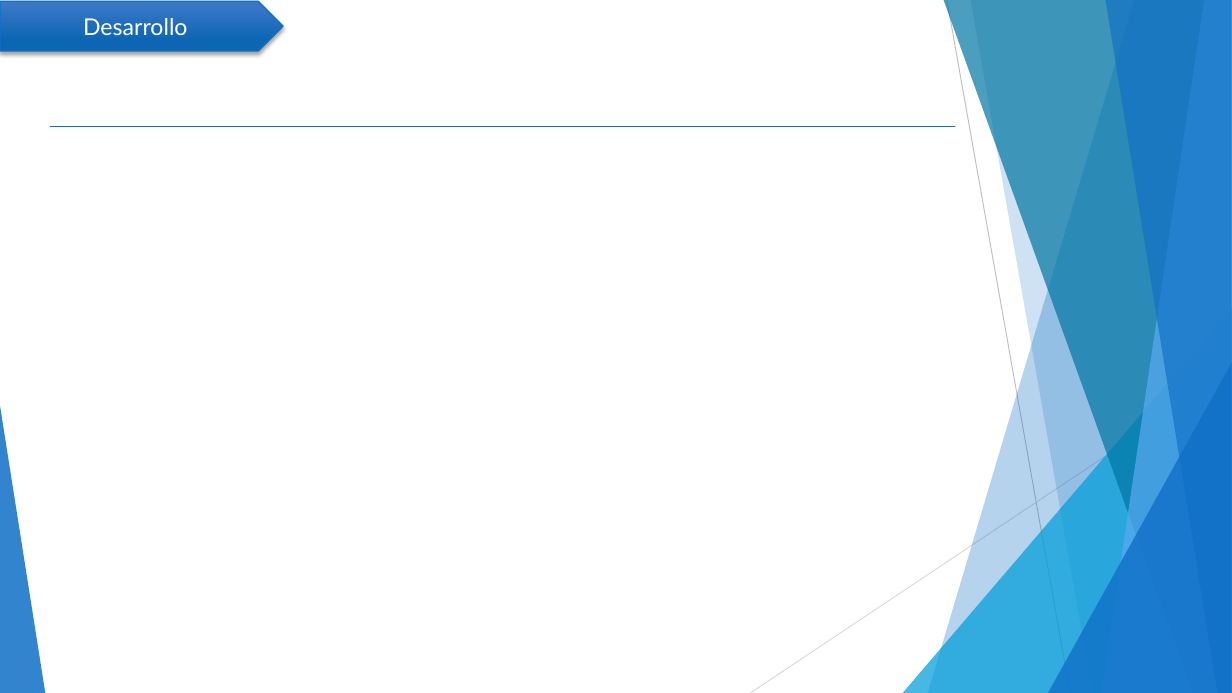
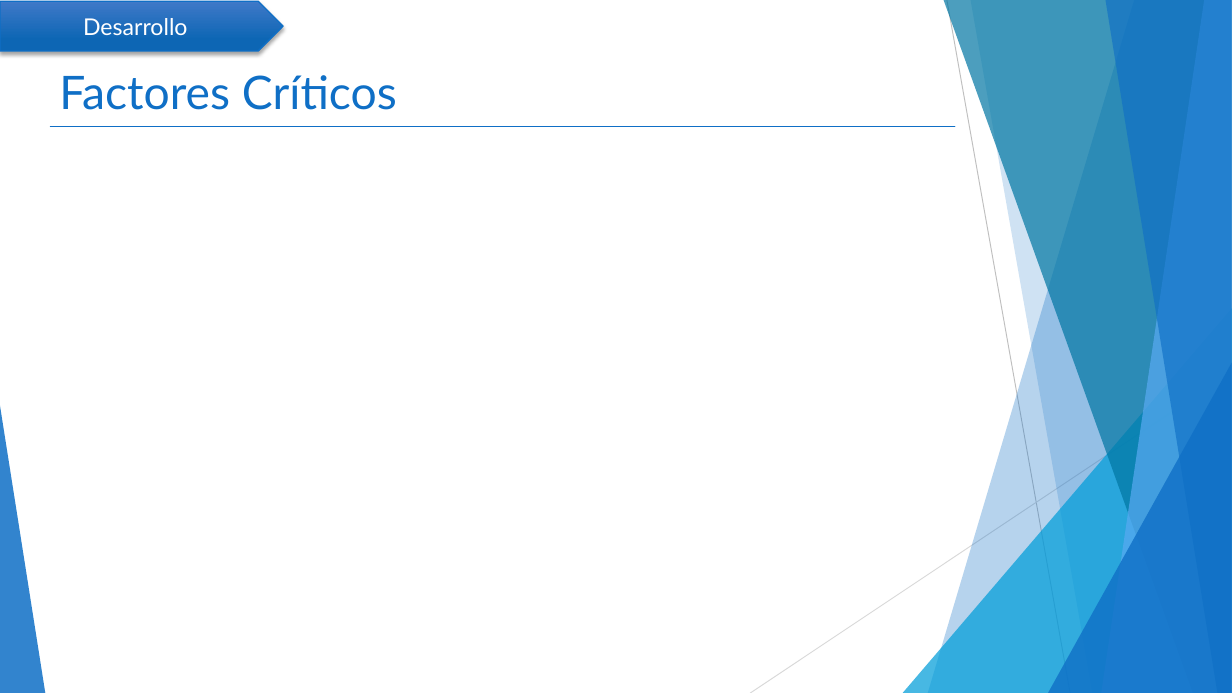
Before and after one commit to mcamara75/tituloUnap, a slide deck: slide 10 of 2018/TT IQQ 2018 Camara y Garay.pptx (slide 9 before the commit). Drawn at 1232x693 pixels with LibreOffice and Linux fonts; fonts in the diff are those of the drawing. Boxes give left, top, right and bottom in pixels: in the first picture for what was removed or moved away, otherwise in the second. Text is boxed around its words. In the diff, an @@ line names an element or a change of style, - is before the commit and + after.

```diff
--- a/2018/TT IQQ 2018 Camara y Garay.pptx
+++ b/2018/TT IQQ 2018 Camara y Garay.pptx
@@ title added at [59,75,397,110], 36 pt, text #0F6FC6 @@
+Factores Críticos
```
Also in this commit, not shown: 4 other slides changed, 4 slides added, 1 slide removed.
